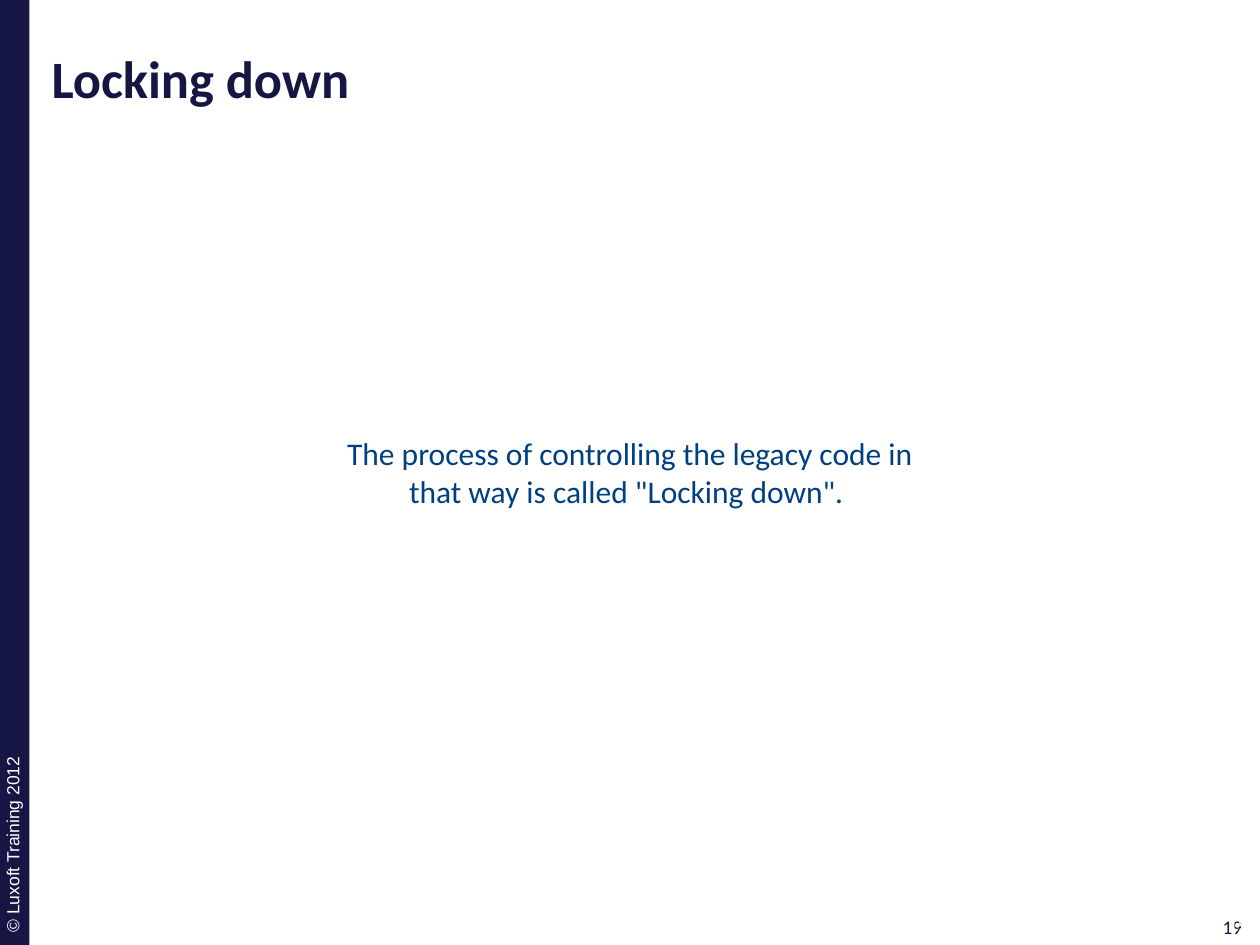
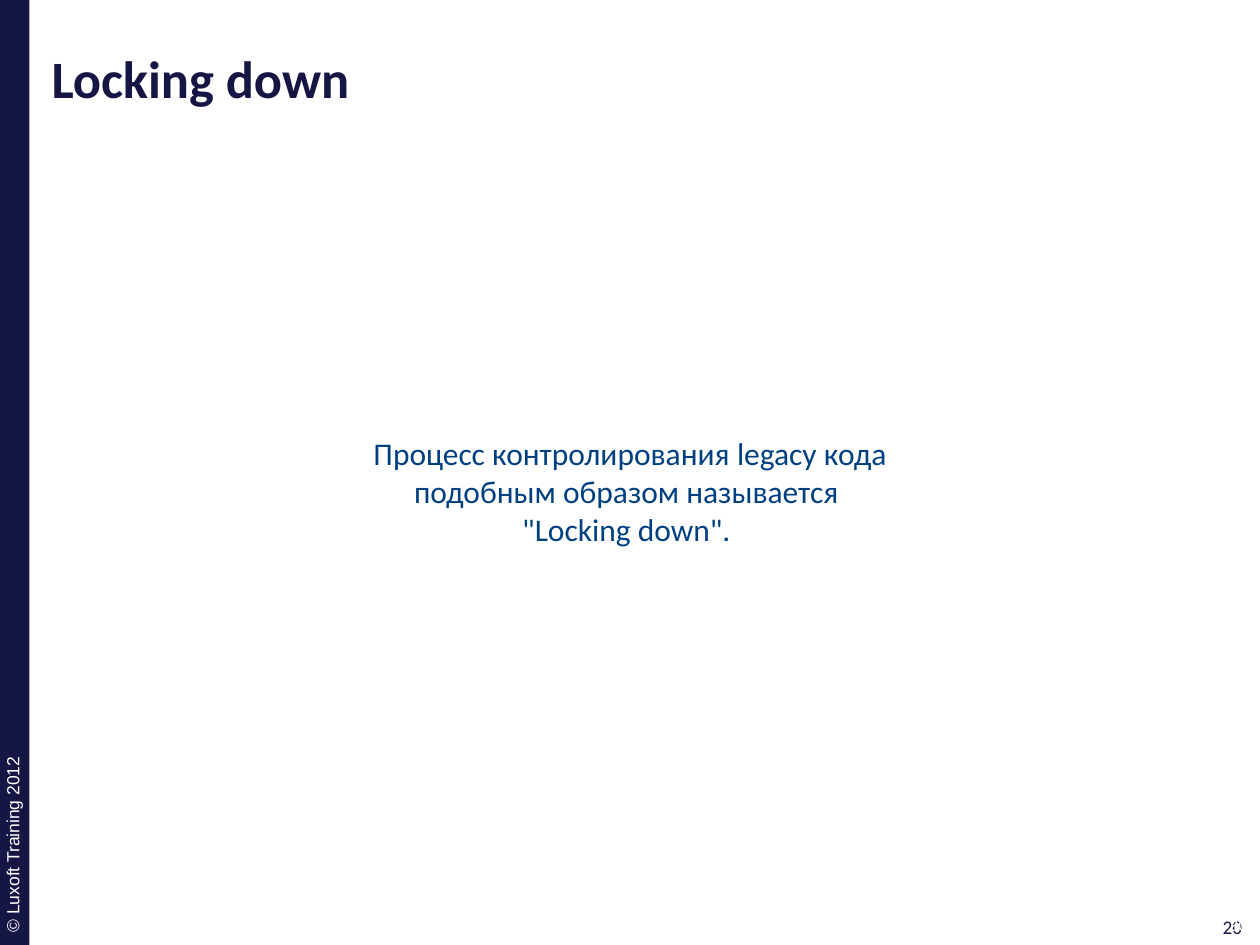
Before and after one commit to ivan-dyachenko/Trainings, a slide deck: slide 20 of Test Driven Development/materials/pptx/10. TDD-Approval.pptx (slide 19 before the commit). Drawn at 1260x945 pixels with LibreOffice and Linux fonts; fonts in the diff are those of the drawing; background and template pictures are left out. Boxes give left, top, right and bottom in pixels: in the first picture for what was removed or moved away, otherwise in the second. Text is boxed around its words. In the diff, an @@ line names an element or a change of style, - is before the commit and + after.

```diff
--- a/Test Driven Development/materials/pptx/10. TDD-Approval.pptx
+++ b/Test Driven Development/materials/pptx/10. TDD-Approval.pptx
@@ text at (373,443,887,547): text changed @@
-The process of controlling the legacy code in that way is called "Locking down".
+Процесс контролирования legacy кода подобным образом называется
+"Locking down".
@@ page number at (1223,921,1242,934): text changed @@
-19
+20
@@ page number at (1229,921,1248,934): text changed @@
-19
+20
```
Also in this commit, not shown: 6 other slides changed, 7 slides added, 4 slides removed, 13 other files.
